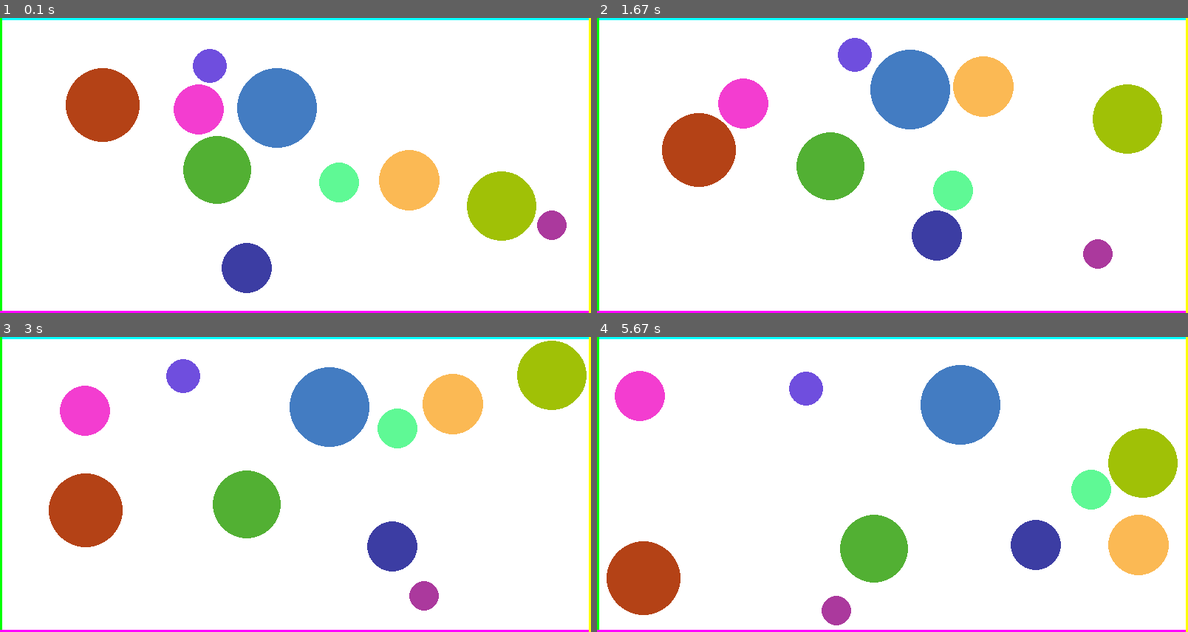
Above: before the commit, frames 1-4 (two rows, left to right).
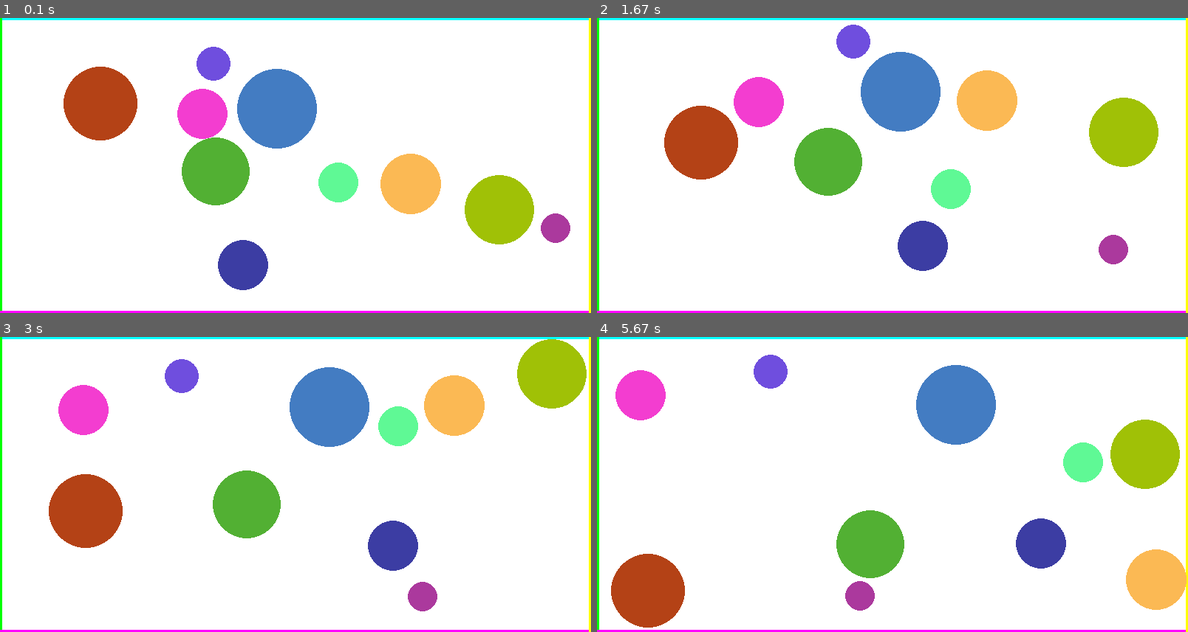
Above: after the commit, the same moments.

Repository: TheRootOf3/collision-model
Game: pygame game, started from predicted_physics.py
Two runs of this game, one before a commit and one after it. Both use one fixed random seed, a clock stepped at 60 frames per second and the inputs below.
Inputs:
- Up to frame 1 (0.1 s): no input
- Up to frame 2 (1.67 s): tap Space at 0.33, 0.73, 1.03, 1.23, 1.57 s
- Up to frame 3 (3 s): tap Space at 1.87, 2.07, 2.37, 2.63, 2.97 s
- Up to frame 4 (5.67 s): tap Space at 3.27, 3.4, 3.8, 4.1, 4.47, 4.87, 5.17, 5.37 s

The runs differ from the first frame. In frame 1, 2.0% of the frame differs, in the area x 10-97%, y 9-94%; in frame 2, 7.0%; in frame 3, 0.7%; in frame 4, 8.5%, in the area x 1-100%, y 6-99%.

Commit message:
table changes

Diff:
--- a/Table.py
+++ b/Table.py
@@ -22,8 +22,8 @@
         momentum = 0
         for ball in self.balls:
             momentum += np.linalg.norm(ball.vel_vector) * ball.mass
-        #     print(np.linalg.norm(ball.vel_vector), ball.mass)
-        # print("-------------")
+            print(np.linalg.norm(ball.vel_vector), ball.mass)
+        print("-------------")
         return momentum
 
 
@@ -41,10 +41,14 @@
         self.balls.append(Ball(ballID, pos, r, vel_vector, color))
 
 
-    def check_for_update_prediction(self, anim_time):
+    def check_for_update_prediction(self, anim_time, lookahead):
         if anim_time >= self.d_time:
             self.update_table()
-            self.predict_all_collisions(1) #prediction depth
+            # print(self.balls[0].pos)
+            # print(self.balls[0].vel_vector)
+            self.predict_all_collisions(lookahead) #prediction depth
+            # print(self.collision_list)
+            # print("STEP")
 
     def update_table(self):
         # print("abc")
@@ -59,7 +63,7 @@
 
         for ball in self.balls:
             # print(ball.pos, ball.vel_vector)
-            ball.update_ball_pos(self.d_time- ball.ball_time)
+            ball.update_ball_pos(self.d_time - ball.ball_time)
             ball.startpos = copy.deepcopy(ball.pos)
             ball.ball_time = self.d_time
 
@@ -82,6 +86,7 @@
 
 
     def predict_all_collisions(self, depth_time):
+        # print("ABC")
         tmp_depth_time = depth_time
 
         self.collision_list = []
@@ -200,11 +205,15 @@
             return min(correct_roots)
 
     def check_calculated_time(self, time, ball):
-        if time <= 0.00001 or isinstance(time, complex): #added time <= 0.00001 to get rid of two balls blocking. May cause problems!
+        print(time)
+        if time < 9e-13 or isinstance(time, complex): #added time <= 0.00001 to get rid of two balls blocking. May cause problems!
+            print("NOPE1")
             return False
         if ball.pos[0] + time*ball.vel_vector[0] >= 0 + ball.r and ball.pos[0] + time*ball.vel_vector[0] <= self.dimX - ball.r and\
             ball.pos[1] + time*ball.vel_vector[1] >= 0 + ball.r and ball.pos[1] + time*ball.vel_vector[1] <= self.dimY - ball.r:
+            print("YUP")
             return True
+        print("NOPE2")
         return False
 
 
@@ -221,10 +230,11 @@
         col_time = 1000000
         wall = None # wall 0 - left, wall 1 - right, wall 2 - bottom, wall 3 - top
         for i in range(len(times)):
-            if times[i] < col_time and times[i] >= 0.00001: #added time <= 0.00001 to get rid of two balls blocking. May cause problems!
+            if times[i] < col_time and times[i] > 9e-13: #added time <= 0.00001 to get rid of two balls blocking. May cause problems!
                 col_time = times[i]
                 wall = i
 
+        # print(times)
         # print(self.t_time, ball.ballID, col_time, wall)
 
         return (col_time, wall)
--- a/predicted_physics.py
+++ b/predicted_physics.py
@@ -1,30 +1,25 @@
-import pygame
-import time
-import random
-import numpy as np
-import itertools
-import copy
-import sys
+# import pygame
 from Table import Table
 from View import View
 from Ball import Ball
+import numpy as np
 
-multiplier = 4
+# multiplier = 4
 
 # DIM_BOARD_X = 224*multiplier
 # DIM_BOARD_Y = 112*multiplier
 # DIM_BALL_R = math.ceil(2.8*multiplier)
 
+
+# PROPERTIES
 DIM_BOARD_X = 800
 DIM_BOARD_Y = 400
 DIM_BALL_R = 20
 
-pygame.init()
-screen = pygame.display.set_mode([DIM_BOARD_X, DIM_BOARD_Y])
-screen.fill((255,255,255))
+anim_time = 0
+fps = 60
+step = 1
 
-
-clock = pygame.time.Clock()
 
 table = Table(DIM_BOARD_X, DIM_BOARD_Y)
 view = View()
@@ -38,52 +33,59 @@
 # table.add_ball(1, np.array([100., 200.]) + DIM_BALL_R, DIM_BALL_R, np.array([1.,0.1]), (255,0,0))
 # table.add_ball(2, np.array([500., 200.]) + DIM_BALL_R, DIM_BALL_R, np.array([-1.,0.]), (0,120,0))
 
+# table.add_ball(1, np.array([100., 200.]) + DIM_BALL_R, DIM_BALL_R*6, np.array([1.5,0.5]), (255,0,0))
+# table.add_ball(2, np.array([500., 190.]) + DIM_BALL_R, DIM_BALL_R*6, np.array([0.7,0.5]), (255,0,0))
+
 # table.add_ball(1, np.array([100., 200.]) + DIM_BALL_R, DIM_BALL_R*6, np.array([1.,0.1]), (255,0,0))
 # table.add_ball(2, np.array([500., 200.]) + DIM_BALL_R, DIM_BALL_R/4, np.array([-1.,0.]), (0,120,0))
 
 # table.add_ball(500, 100 + DIM_BALL_R, DIM_BALL_R, np.array([-1.,1.]))
 # table.add_ball(100, 100 + DIM_BALL_R, DIM_BALL_R, np.array([1.,1.]))
 
-def save_image(it_num):
-    filename = str(it_num)+".png"
-    pygame.image.save(screen, filename)
+# def save_image(it_num):
+#     filename = str(it_num)+".png"
+#     pygame.image.save(screen, filename)
 
-# time.sleep(2)
-# table.t_time =
-anim_time = 0
-viewTable = table.copy_table()
 
-table.predict_all_collisions(10)
 
-# view.render_from_list(screen, table, 12345)
-# pygame.display.flip()
-# time.sleep(5)
+# Initial predicition
+table.predict_all_collisions(step)
 
-fps = 120
-while True:
+
+# PyGame Init for visualization
+import pygame
+pygame.init()
+screen = pygame.display.set_mode([DIM_BOARD_X, DIM_BOARD_Y])
+screen.fill((255,255,255))
+
+clock = pygame.time.Clock()
+
+
+while anim_time <= table.d_time:
     # print(table.balls_stopped())
     for event in pygame.event.get():
         if event.type == pygame.QUIT:
             running = False
         if event.type == pygame.KEYUP and event.key == pygame.K_SPACE:
-            if fps == 120:
+            if fps == 600:
                 fps = 60
             else:
-                fps = 120
+                fps = 600
 
     # print(anim_time)
-    table.check_for_update_prediction(anim_time)
+    table.check_for_update_prediction(anim_time, step)
     # if anim_time >= table.d_time:
     #     table.update_table()
     #     table.predict_all_collisions(1) #prediction depth
 
     view.render_from_list(screen, table, anim_time)
-    # print(table.calculate_momentum())
+    print(table.calculate_momentum())
     # view.render_real_time(screen, table, table.t_time)
 
     # for ball in table.balls:
     #     ball.update_ball_pos(1)
-    anim_time += 1
+    print(anim_time)
+    anim_time += step
     # table.t_time+=1
     # print(table.t_time)
     # table.update_table()
